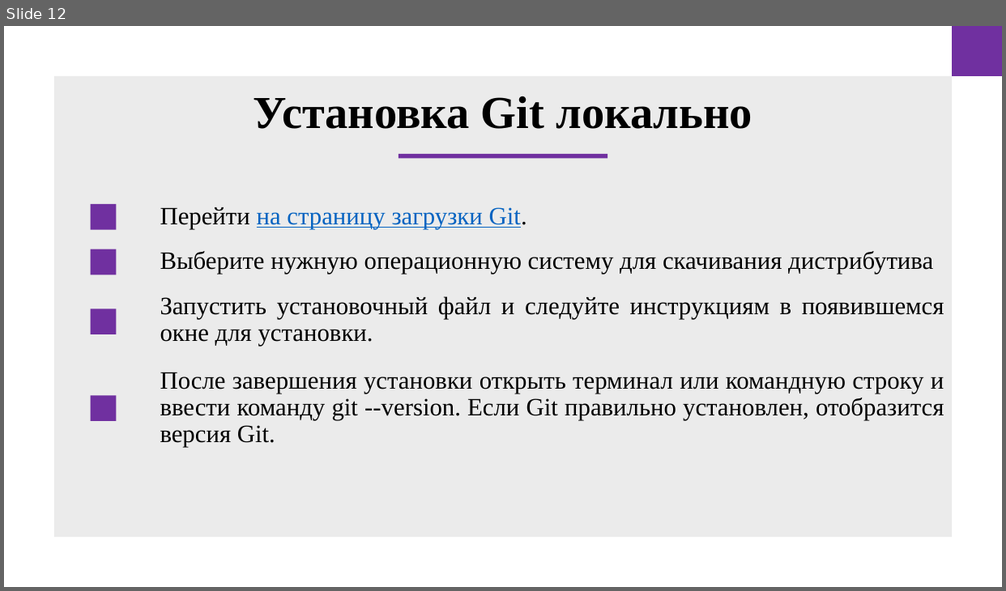
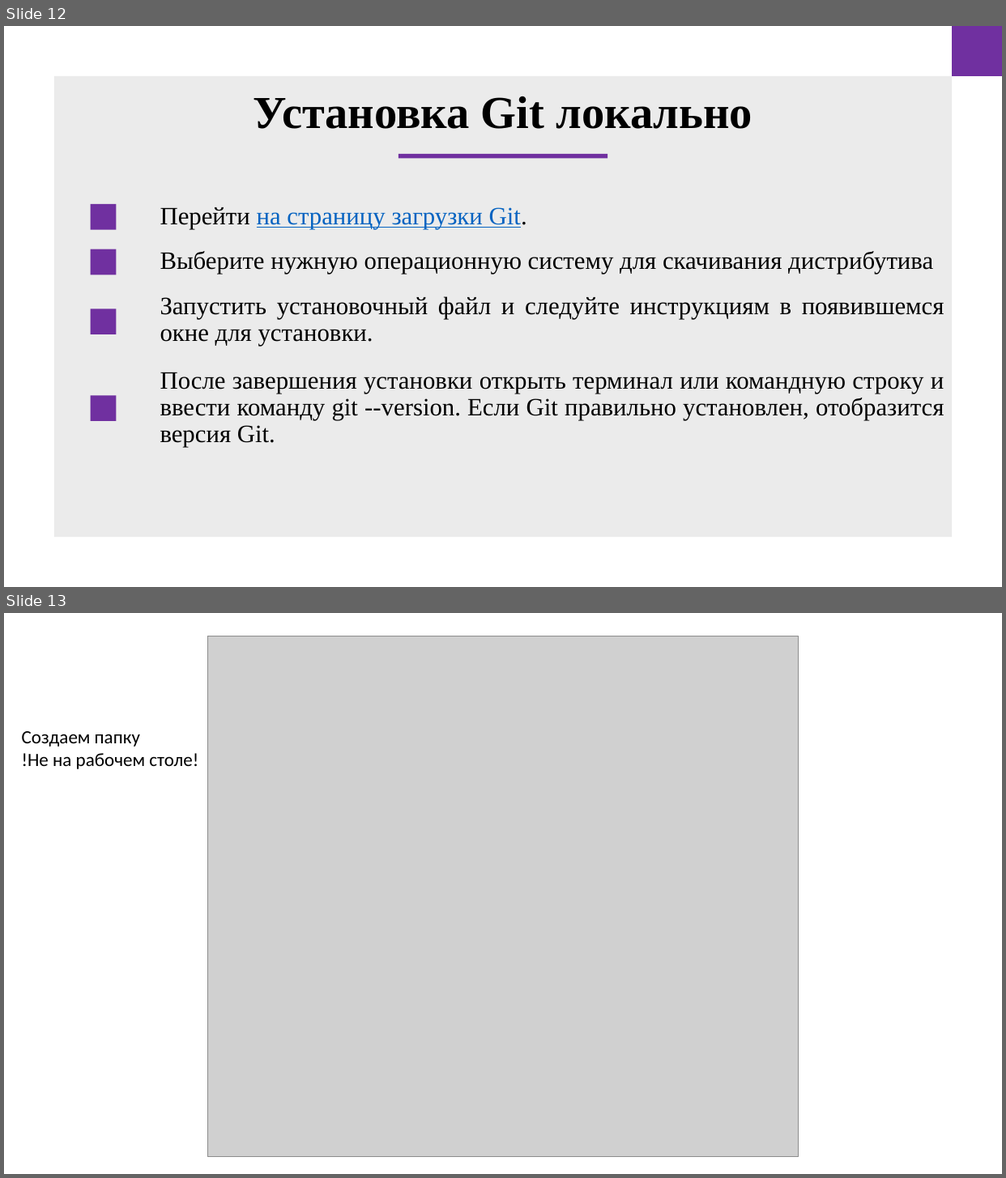
Before and after one commit to doshenka/akademy_files, a slide deck: преза на 11-23-24.pptx. Shown one above the other, each under a label of ours: slide 12 before the commit, slides 12 and 13 after it. The pictures are 1006x591 and 1006x1178 pixels, drawn with LibreOffice and Linux fonts; fonts in the diff are those of the drawing; grey boxes stand for pictures. Boxes give left, top, right and bottom in pixels: in the first picture for what was removed or moved away, otherwise in the second. Text is boxed around its words. In the diff, an @@ line names an element or a change of style, - is before the commit and + after.

```diff
--- a/преза на 11-23-24.pptx
+++ b/преза на 11-23-24.pptx
@@ slide 13 added at [4, 613, 1002, 1174], background #FFFFFF @@
@@ picture added at [208, 636, 799, 1157] @@
@@ text added at [22, 731, 198, 769], 18 pt, text #000000 @@
+Создаем папку
+!Не на рабочем столе!
```
Also in this commit, not shown: 2 slides changed, 12 other slides added, 11 slides removed.
